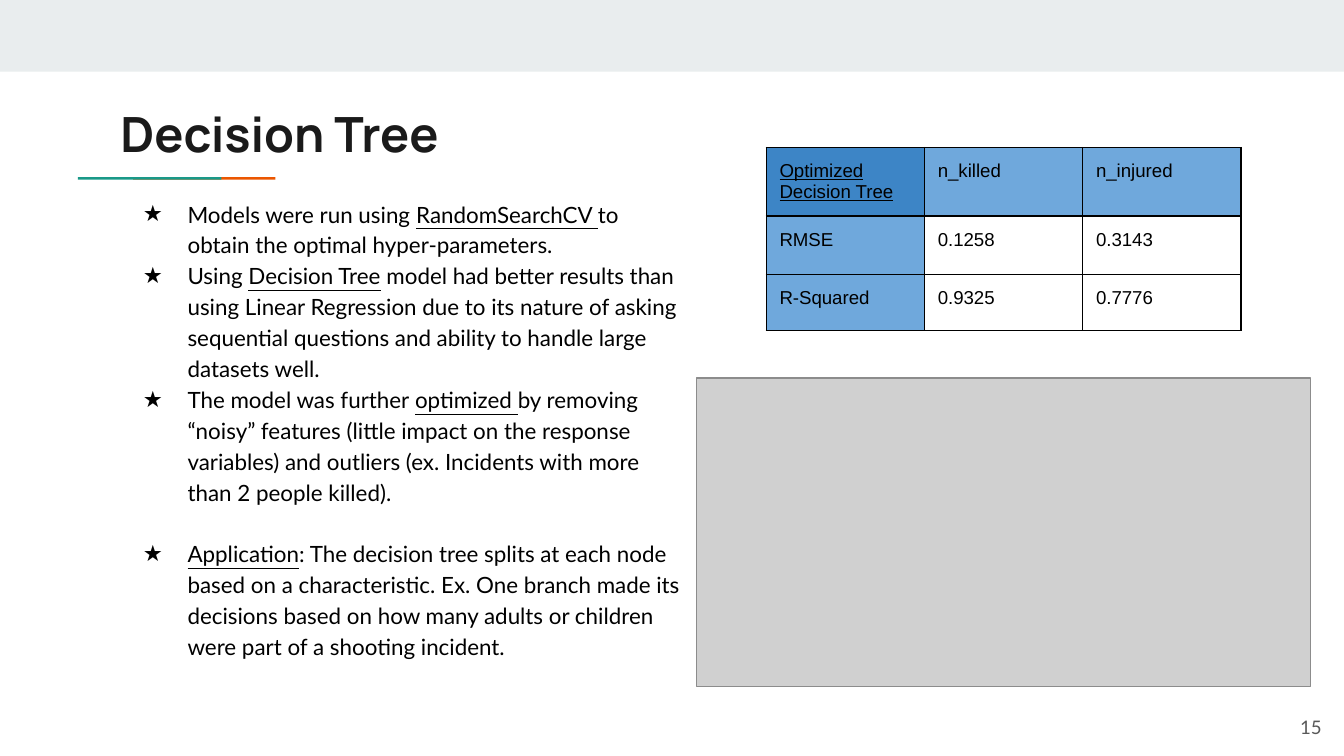
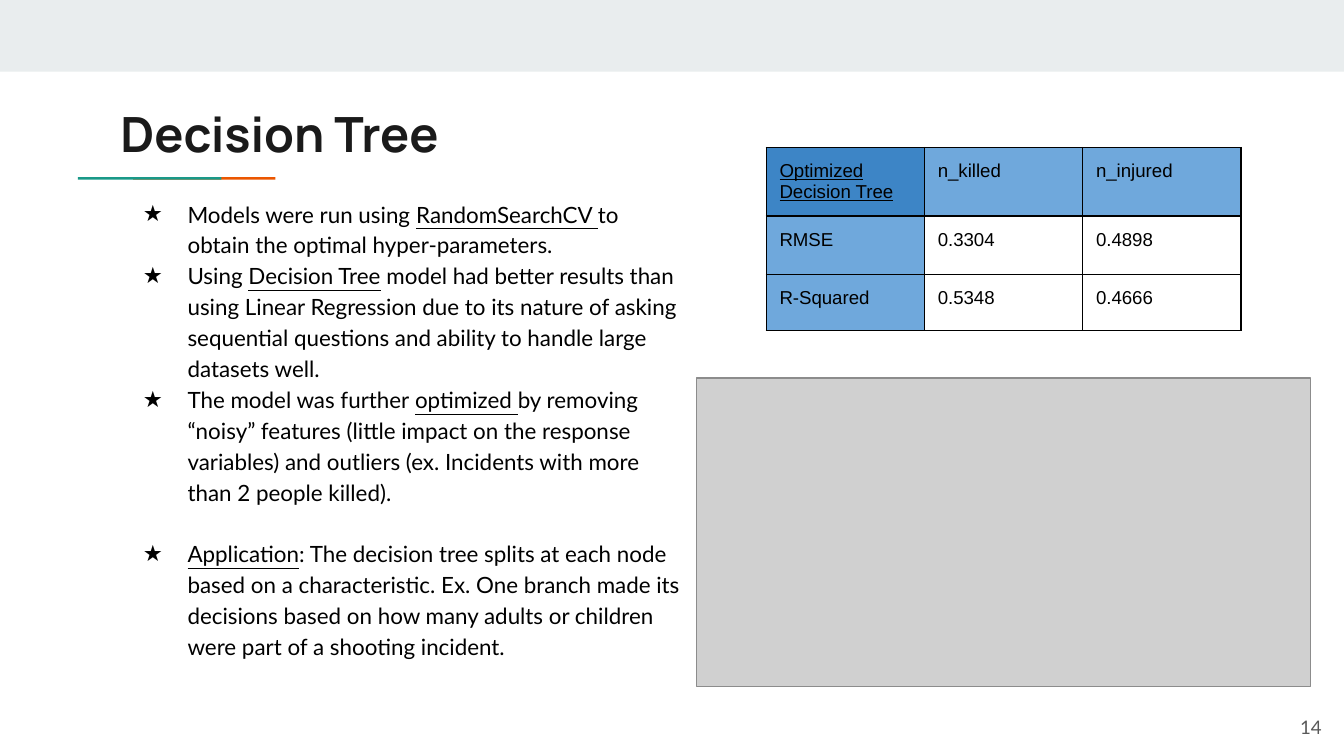
Before and after one commit to nysportsfan/Gun-Violence-in-the-US, a slide deck: slide 14 of Final_Presentation/06_gun_violence_presentation.pptx (slide 15 before the commit). Drawn at 1344x756 pixels with LibreOffice and Linux fonts; fonts in the diff are those of the drawing; grey boxes stand for pictures. Boxes give left, top, right and bottom in pixels: in the first picture for what was removed or moved away, otherwise in the second. Text is boxed around its words. In the diff, an @@ line names an element or a change of style, - is before the commit and + after.

```diff
--- a/Final_Presentation/06_gun_violence_presentation.pptx
+++ b/Final_Presentation/06_gun_violence_presentation.pptx
@@ table at <box>766,148,1242,589</box> @@
-row 2, column 2: 0.1258
+row 2, column 2: 0.3304
-row 2, column 3: 0.3143
+row 2, column 3: 0.4898
-row 3, column 2: 0.9325
+row 3, column 2: 0.5348
-row 3, column 3: 0.7776
+row 3, column 3: 0.4666
@@ page number at <box>1300,720,1322,734</box>: text changed @@
-15
+14
```
Also in this commit, not shown: 6 other slides changed, 1 slide added, 2 slides removed, 1 other file.
